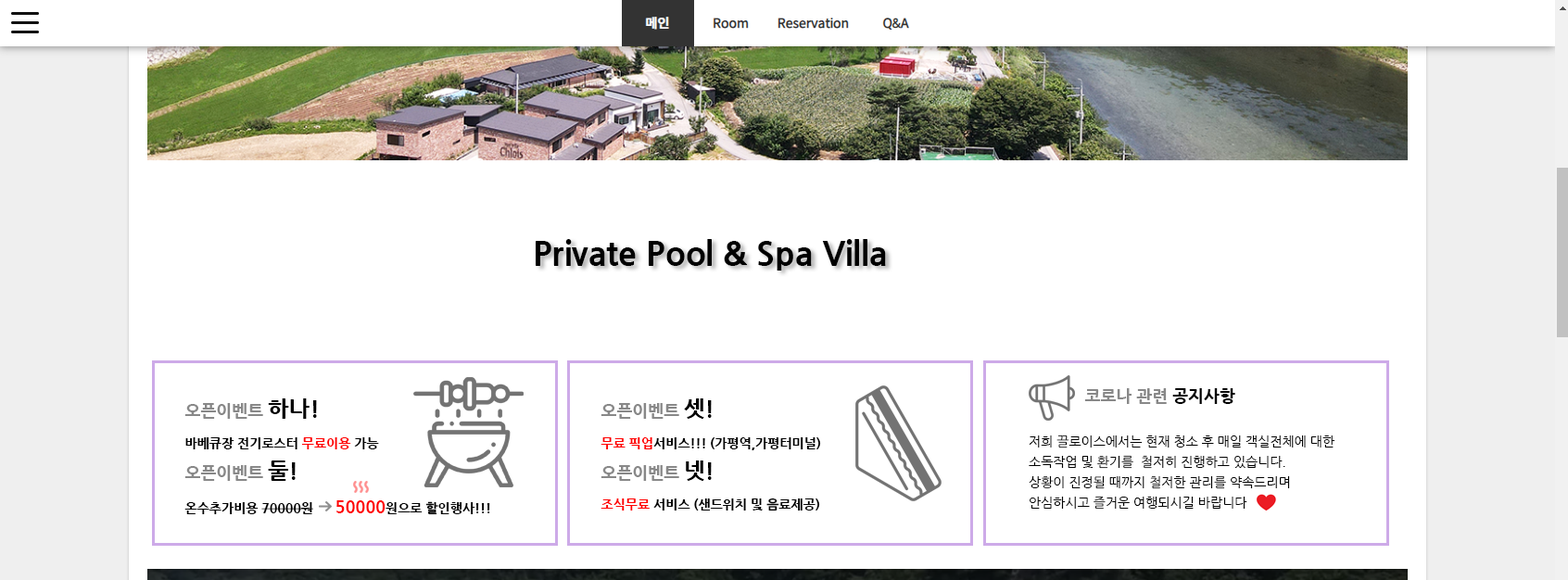
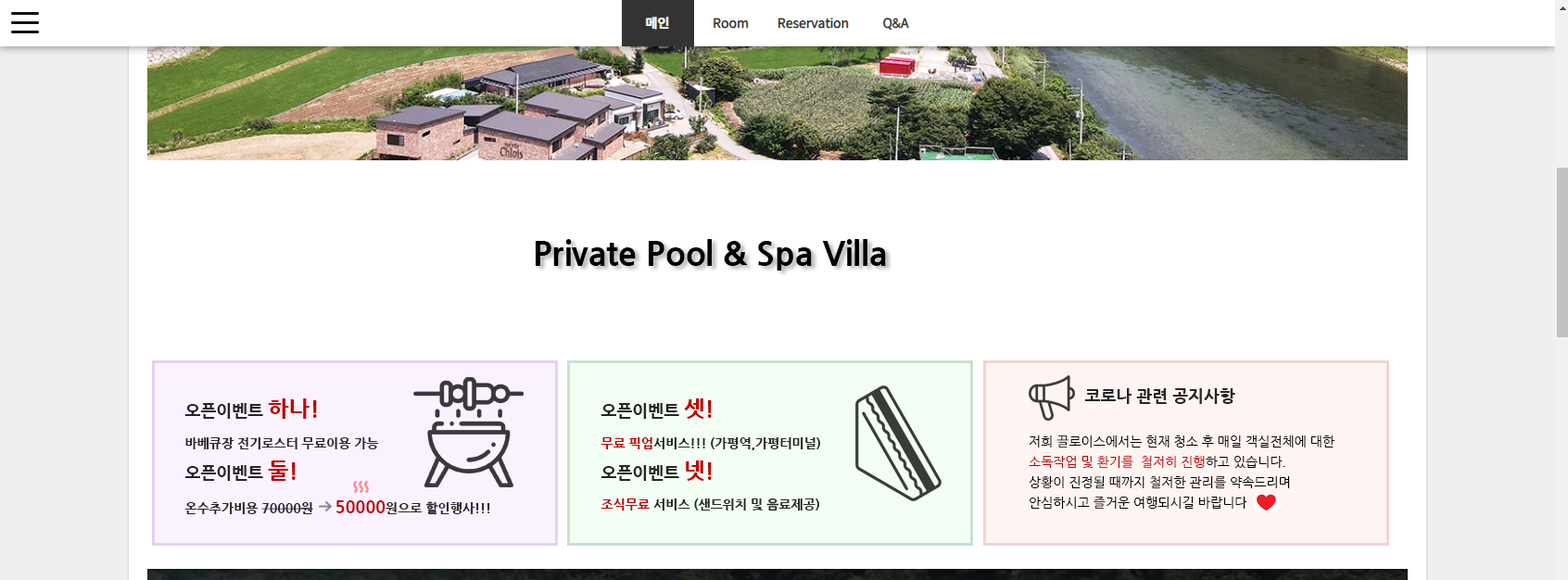
Comparing the layer stacks of the two 1568x580 images. Changes:
"레이어 8": opacity 55% → 77% over [413, 377, 524, 488]
"레이어 11": opacity 55% → 77% over [1028, 375, 1075, 421]
painted on "저희 끌로이스에서는 현재 청소 후 매일 객실전체에 대한 소독작업 및 환기를 철저히 진행하고 있습니다. 상황이" over [1028, 455, 1205, 469]
painted on "코로나 관련 공지사항" over [1084, 388, 1236, 405]
"레이어 9": opacity 55% → 77% over [855, 385, 942, 502]
painted on "오픈이벤트 셋! 무료 픽업서비스!!! (가평역,가평터미널) 오픈이벤트 넷! 조식무료 서비스 (샌드위치 및 음료제" over [600, 398, 822, 512]
painted on "오픈이벤트 하나! 바베큐장 전기로스터 무료이용 가능 오픈이벤트 둘! 온수추가비용 70000원 50000" over [184, 398, 491, 516]
"레이어 3 사본 2": opacity 100% → 55% over [983, 360, 1390, 546]
"레이어 3 사본": opacity 100% → 55% over [567, 360, 974, 546]
"레이어 3": opacity 100% → 55% over [151, 360, 558, 546]
